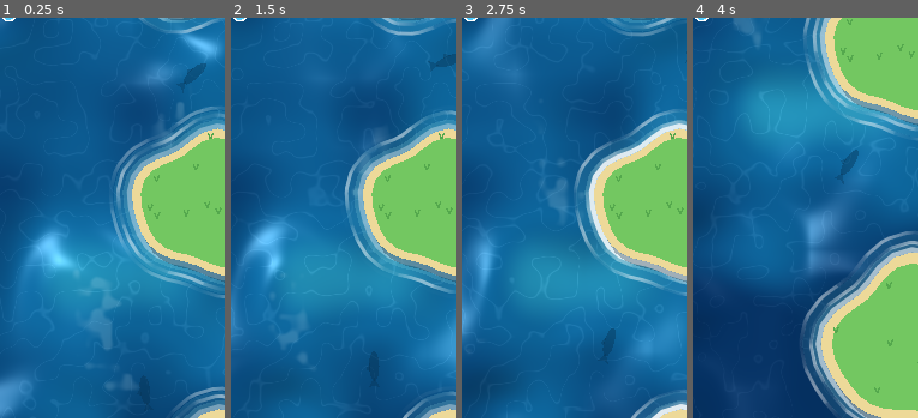
Above: before the commit, frames 1-4 (left to right).
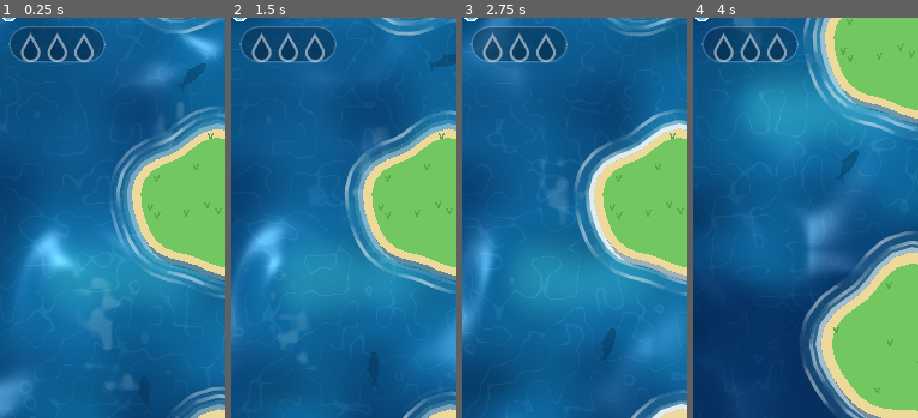
Above: after the commit, the same moments.

Repository: msagimbekov/ggjumps
Game: Godot game, scene res://scenes/main.tscn
Same seed, same stepped clock (60 frames per second), same inputs: the game is played once before the commit and once after it.
Inputs (mouse positions are % of the whole screen's width and height, from its top left):
- Up to frame 1 (0.25 s): no input
- Up to frame 2 (1.5 s): move the mouse to (72, 45) at 0.52 s; click (72, 45) at 0.67 s; drag from (30, 55) to (45, 70) at 1.27 s
- Up to frame 3 (2.75 s): move the mouse to (60, 28) at 2.02 s; click (60, 28) at 2.17 s
- Up to frame 4 (4 s): drag from (45, 70) to (20, 35) at 2.77 s; move the mouse to (80, 65) at 3.52 s; click (80, 65) at 3.67 s
The pictures show only the part of the screen within x 1-51%, y 10-60%; the shares and areas given below are measured in that part.

The runs differ from the first frame. In frame 1, 3.5% of the frame differs, in the area x 3-48%, y 2-12%; in frame 2, 3.5%; in frame 3, 3.5%; in frame 4, 3.5%.

Commit message:
Pickups: life drops (3 = +1 life) and radar lenses (7 s), with collect/vanish animations and HUD counters
Co-Authored-By: Claude Sonnet 5.5 <noreply@anthropic.com>

Diff:
--- a/scripts/hud.gd
+++ b/scripts/hud.gd
@@ -4,6 +4,7 @@
 
 const FONT := preload("res://fonts/Fredoka.ttf")
 const TOOL_SIZE := 46.0
+const DROPS_SLOTS := 3
 const INK := Color(0.02, 0.12, 0.22, 0.55)
 const GLASS := Color(0.02, 0.14, 0.26, 0.42)
 
@@ -15,11 +16,15 @@
 var subtitle := ""
 var top_inset := 0.0  # notch / status bar, in viewport units
 
+var drops := 0
+var radar_left := 0.0
 var tools := false
 var radar := false
 var keep := false
 var ids := false
 
+var _drop_pulse := 0.0
+var _life_flash := 0.0
 var _bold: FontVariation
 var _medium: FontVariation
 var _pill := StyleBoxFlat.new()
@@ -73,7 +78,26 @@
 	return Rect2(lp.end.x - TOOL_SIZE, lp.end.y + 10.0 + n * (TOOL_SIZE + 8.0), TOOL_SIZE, TOOL_SIZE)
 
 
+func set_pickups(d: int, radar: float) -> void:
+	if d > drops:
+		_drop_pulse = 0.5
+	if d == drops and radar <= 0.0 and radar_left <= 0.0:
+		return
+	drops = d
+	radar_left = radar
+	queue_redraw()
+
+
+func _process(delta: float) -> void:
+	if _drop_pulse > 0.0 or _life_flash > 0.0:
+		_drop_pulse = maxf(_drop_pulse - delta, 0.0)
+		_life_flash = maxf(_life_flash - delta, 0.0)
+		queue_redraw()
+
+
 func set_info(b: int, l: int, t: String, s: String) -> void:
+	if l > lives and lives > 0:
+		_life_flash = 1.0
 	if b == best and l == lives and t == title and s == subtitle:
 		return
 	best = b
@@ -85,7 +109,7 @@
 
 ## Tap target around the lives icons (the hidden aim-line switch).
 func lives_rect() -> Rect2:
-	var w := 28.0 + max_lives * 36.0
+	var w := 28.0 + maxi(max_lives, lives) * 36.0
 	return Rect2(size.x - w - 18.0, top_inset + 18.0, w, 52.0)
 
 
@@ -110,7 +134,7 @@
 	# Lives pill: filled bubbles, hollow rings for lost ones.
 	var lp := lives_rect()
 	draw_style_box(_pill, lp)
-	for i in max_lives:
+	for i in maxi(max_lives, lives):
 		var c := Vector2(lp.position.x + 32.0 + i * 36.0, lp.position.y + lp.size.y * 0.5)
 		if i < lives:
 			draw_circle(c, 13.0, Color(0.30, 0.80, 1.0))
@@ -118,6 +142,25 @@
 			draw_circle(c + Vector2(-4, -4), 3.5, Color(1, 1, 1, 0.9))
 		else:
 			draw_arc(c, 11.0, 0.0, TAU, 24, Color(1, 1, 1, 0.3), 2.5)
+	if _life_flash > 0.0 and lives > 0:
+		var nc := Vector2(lp.position.x + 32.0 + (lives - 1) * 36.0, lp.position.y + lp.size.y * 0.5)
+		draw_arc(nc, 13.0 + 22.0 * (1.0 - _life_flash), 0.0, TAU, 32, Color(1, 1, 1, _life_flash), 3.0)
+
+	# Collected drops: three slots that fill in; radar countdown next to them while it runs.
+	var slots := Rect2(18, top + 84.0, 20.0 + DROPS_SLOTS * 32.0, 44.0)
+	draw_style_box(_pill, slots)
+	for i in DROPS_SLOTS:
+		var pulse := 1.0
+		if i == drops - 1 and _drop_pulse > 0.0:
+			pulse = 1.0 + 0.35 * sin(PI * _drop_pulse / 0.5)
+		Pickup.draw_drop(self, Vector2(slots.position.x + 26.0 + i * 32.0, slots.position.y + 28.0), 0.78 * pulse, 1.0 if i < drops else 0.0, 1.0)
+	if radar_left > 0.0:
+		var rp := Rect2(slots.end.x + 10.0, slots.position.y, 44.0, 44.0)
+		draw_style_box(_pill, rp)
+		var blink := radar_left > 2.0 or int(radar_left * 5.0) % 2 == 0
+		var rc := rp.get_center()
+		Pickup.draw_lens(self, rc, 0.7, 1.0 if blink else 0.25, radar_left * 2.5)
+		draw_arc(rc, 20.0, -PI / 2.0, -PI / 2.0 + TAU * radar_left / 7.0, 24, Color(Pickup.GOLD.r, Pickup.GOLD.g, Pickup.GOLD.b, 0.9), 3.0)
 
 	if tools:
 		_tool_button(radar_rect(), radar, 0)
--- a/scripts/land.gd
+++ b/scripts/land.gd
@@ -18,6 +18,7 @@
 var amp := 0.0  # sway amplitude, 0 = static
 var sway_dir := Vector2.RIGHT  # axis of the sway: RIGHT (left-right) or DOWN (up-down)
 var frame_delta := Vector2.ZERO  # how far a swaying island moved in the last update
+var pickup: Pickup  # collectable on this island, if any
 var _inner := PackedVector2Array()
 var _shallow_far := PackedVector2Array()
 var _shallow_near := PackedVector2Array()
--- a/scripts/main.gd
+++ b/scripts/main.gd
@@ -18,6 +18,11 @@
 const SOLVE_MIN_WINDOW_OFFSET := 4
 const SKIP_MARGIN := 10.0  # islands two apart must be farther than MAX_RANGE by this much
 const TREADMILLS := false  # treadmill islands work but made the game too hard; off for now
+const LIFE_PICKUPS := 18  # drops in the level; three give a life
+const RADAR_PICKUPS := 9
+const DROPS_PER_LIFE := 3
+const RADAR_TIME := 7.0  # seconds; blinks for the last two
+const COLLECT_RADIUS := 34.0  # settle this close to a pickup centre to collect it
 const AIM_TAPS := 5  # taps on the lives icons that show the tools buttons
 const HIDE_TAPS := 3  # taps that hide them again and reset the tools
 
@@ -38,6 +43,9 @@
 var _fx: Fx
 var _bubble: Bubble
 var _hud: Hud
+var drops := 0  # life drops collected towards the next life
+var radar_time := 0.0  # seconds of pickup radar left
+var _drops_hold := 0.0  # keeps a full counter on screen for a moment after the life is added
 var _spawn_land := Vector2.ZERO  # island position when the spot was saved (swaying islands move it)
 var _spawn_pos := Vector2.ZERO  # world spot the bubble last landed on, to respawn there
 var _critters: Critters
@@ -63,6 +71,7 @@
 func _ready() -> void:
 	_build_nodes()
 	_build_level()
+	_place_pickups()
 	_restart()
 	# The game is up: a patched launch counts as good, then look for a newer patch (applies next launch).
 	# Looked up by path so the headless level check (no autoloads) still compiles this script.
@@ -339,6 +348,12 @@
 	_remember_spot()
 	_bubble.land_squash()
 	state = State.AIM
+	drops = 0
+	radar_time = 0.0
+	_drops_hold = 0.0
+	for l in lands:
+		if l.pickup:
+			l.pickup.reset()
 	_activate()
 	_cam.global_position = _cam_target()
 	_cam.reset_smoothing()
@@ -353,7 +368,10 @@
 
 func _activate() -> void:
 	for l in lands:
-		l.set_process(absi(l.index - cur) <= 6)
+		var near := absi(l.index - cur) <= 6
+		l.set_process(near)
+		if l.pickup:
+			l.pickup.set_process(near)
 
 
 func _cam_target() -> Vector2:
@@ -483,7 +501,13 @@
 		_fx.arcs_from = _bubble.position
 		_fx.arcs_angle = (-_drag).angle()
 		_fx.arcs_power = _drag.length() / MAX_DRAG
-	_fx.aiming = debug_aim and pulling
+	if radar_time > 0.0:
+		radar_time = maxf(radar_time - delta, 0.0)
+	if _drops_hold > 0.0:
+		_drops_hold -= delta
+		if _drops_hold <= 0.0:
+			drops = 0
+	_fx.aiming = (debug_aim or _radar_visible()) and pulling
 	if _fx.aiming:
 		_fx.aim_from = _bubble.position
 		_fx.aim_to = _bubble.position - _drag.normalized() * (_drag.length() / MAX_DRAG) * MAX_RANGE
@@ -505,6 +529,7 @@
 		title = "All %d jumps!" % TOTAL_JUMPS
 		sub = "Tap to play again"
 	_hud.set_tools(show_tools, debug_aim, keep_lives, show_ids)
+	_hud.set_pickups(drops, radar_time)
 	_hud.set_info(best, lives, title, sub)
 
 
@@ -542,11 +567,85 @@
 	cur = l.index
 	_remember_spot()
 	_activate()
+	_resolve_pickup(l)
 	_bubble.land_squash()
 	_fx.ring(_bubble.position, 44.0, Color(1, 1, 1, 0.7), 0.5)
 	if cur > best:
 		best = cur
 	state = State.WON if best >= TOTAL_JUMPS else State.AIM
+
+
+## The pickup radar: on for RADAR_TIME, blinking through the last two seconds.
+func _radar_visible() -> bool:
+	return radar_time > 2.0 or (radar_time > 0.0 and int(radar_time * 5.0) % 2 == 0)
+
+
+## Landing on a pickup collects it; settling anywhere else on its island makes it vanish.
+func _resolve_pickup(l: Land) -> void:
+	var p := l.pickup
+	if p == null or not p.is_active():
+		return
+	if p.global_position.distance_to(_bubble.position) > COLLECT_RADIUS:
+		p.vanish()
+	elif p.kind == Pickup.Kind.RADAR:
+		radar_time = RADAR_TIME
+		p.collect("Radar %ds" % int(RADAR_TIME))
+	else:
+		if _drops_hold > 0.0:
+			drops = 0
+			_drops_hold = 0.0
+		drops += 1
+		if drops >= DROPS_PER_LIFE:
+			lives += 1
+			_drops_hold = 0.8
+			p.collect("+1 life!")
+		else:
+			p.collect("%d/%d" % [drops, DROPS_PER_LIFE])
+
+
+## Scatters the pickups over the level: LIFE_PICKUPS drops and RADAR_PICKUPS lenses, one island
+## each, evenly spread, never on the start, the goal or ice (you slide off it). Own seeded RNG so
+## the level above is untouched.
+func _place_pickups() -> void:
+	var rng := RandomNumberGenerator.new()
+	rng.seed = LEVEL_SEED + 7
+	var used := {}
+	var first := 2
+	var last := TOTAL_JUMPS - 1
+	for spec: Array in [[Pickup.Kind.LIFE, LIFE_PICKUPS], [Pickup.Kind.RADAR, RADAR_PICKUPS]]:
+		var n: int = spec[1]
+		var span := float(last - first + 1) / n
+		for k in n:
+			var lo := first + int(k * span)
+			var hi := maxi(first + int((k + 1) * span) - 1, lo)
+			var idx := -1
+			for t in 12:
+				var c := rng.randi_range(lo, hi)
+				if not used.has(c) and lands[c].kind != Land.Kind.ICE:
+					idx = c
+					break
+			if idx < 0:  # the segment is full: take any free island
+				for c in range(first, last + 1):
+					if not used.has(c) and lands[c].kind != Land.Kind.ICE:
+						idx = c
+						break
+			if idx < 0:
+				continue
+			used[idx] = true
+			_attach_pickup(lands[idx], spec[0], rng)
+
+
+func _attach_pickup(l: Land, kind: Pickup.Kind, rng: RandomNumberGenerator) -> void:
+	var p := Pickup.new()
+	p.kind = kind
+	var core := Transform2D(0.0, Vector2(0.6, 0.6), 0.0, Vector2.ZERO) * l.poly
+	for t in 40:
+		var c := Vector2(rng.randf_range(-1.0, 1.0), rng.randf_range(-1.0, 1.0)) * l.radius_max * 0.6
+		if Geometry2D.is_point_in_polygon(c, core):
+			p.position = c
+			break
+	l.add_child(p)
+	l.pickup = p
 
 
 func _start_fall() -> void:
--- /dev/null
+++ b/scripts/pickup.gd
@@ -0,0 +1,154 @@
+class_name Pickup
+extends Node2D
+## A collectable sitting on an island. LIFE: a coral drop, three of them give a life. RADAR: a gold
+## lens, switches the landing line on for a while. It is collected by settling on it; settling on its
+## island anywhere else makes it vanish. Child of its Land, so it rides along on moving islands.
+
+enum Kind { LIFE, RADAR }
+enum State { IDLE, COLLECTED, GONE }
+
+const FONT := preload("res://fonts/Fredoka.ttf")
+const COLLECT_TIME := 0.9
+const VANISH_TIME := 0.5
+const DROP_FILL := Color(1.0, 0.45, 0.58)
+const DROP_EDGE := Color(0.78, 0.17, 0.36)
+const GOLD := Color(1.0, 0.82, 0.25)
+const GOLD_EDGE := Color(0.62, 0.42, 0.05)
+
+var kind := Kind.LIFE
+var state := State.IDLE
+
+var _t := randf() * 10.0
+var _anim := 0.0
+var _text := ""
+var _bits: Array[Dictionary] = []
+var _font: FontVariation
+
+
+func _ready() -> void:
+	_font = FontVariation.new()
+	_font.base_font = FONT
+	_font.variation_opentype = {TextServerManager.get_primary_interface().name_to_tag("wght"): 650}
+
+
+func is_active() -> bool:
+	return state == State.IDLE
+
+
+## Collected: pops up and fades, with a ring, sparkles and a floating note.
+func collect(note: String) -> void:
+	state = State.COLLECTED
+	_anim = 0.0
+	_text = note
+	_burst(16, 110.0, DROP_FILL if kind == Kind.LIFE else GOLD)
+
+
+## Missed: shrinks, sinks and puffs away.
+func vanish() -> void:
+	state = State.GONE
+	_anim = 0.0
+	_burst(8, 45.0, Color(0.92, 0.96, 1.0))
+
+
+func reset() -> void:
+	state = State.IDLE
+	_anim = 0.0
+	_bits.clear()
+	visible = true
+
+
+func _burst(n: int, speed: float, col: Color) -> void:
+	for i in n:
+		_bits.append({"p": Vector2.ZERO, "v": Vector2.from_angle(randf() * TAU) * randf_range(0.4, 1.0) * speed, "t": 0.0, "life": randf_range(0.35, 0.7), "col": col})
+
+
+func _process(delta: float) -> void:
+	_t += delta
+	if state != State.IDLE:
+		_anim += delta
+		for b in _bits:
+			b.t += delta
+			b.p += b.v * delta
+			b.v *= 0.93
+		_bits = _bits.filter(func(b): return b.t < b.life)
+		if _anim > COLLECT_TIME + 0.1:
+			visible = false
+			return
+	queue_redraw()
+
+
+func _draw() -> void:
+	var bob := sin(_t * 2.4) * 3.0
+	match state:
+		State.IDLE:
+			var glow := 0.22 + 0.1 * sin(_t * 3.0)
+			var tone := DROP_FILL if kind == Kind.LIFE else GOLD
+			draw_set_transform(Vector2(0, 8), 0.0, Vector2(1.0, 0.45))
+			draw_circle(Vector2.ZERO, 13.0 - bob * 0.4, Color(0, 0.08, 0.04, 0.25))
+			draw_set_transform(Vector2.ZERO, 0.0, Vector2.ONE)
+			draw_circle(Vector2(0, bob), 24.0, Color(tone.r, tone.g, tone.b, glow))
+			_body(Vector2(0, bob), 1.0, 1.0)
+		State.COLLECTED:
+			var u := clampf(_anim / COLLECT_TIME, 0.0, 1.0)
+			var rise := 1.0 - pow(1.0 - u, 3.0)
+			var pop := 1.0 + 0.55 * sin(PI * minf(u * 1.6, 1.0))
+			var fade := 1.0 - smoothstep(0.6, 1.0, u)
+			var tone := DROP_FILL if kind == Kind.LIFE else GOLD
+			draw_arc(Vector2.ZERO, 14.0 + 52.0 * rise, 0.0, TAU, 32, Color(tone.r, tone.g, tone.b, 0.8 * (1.0 - u)), 4.0 * (1.0 - u) + 1.0)
+			_body(Vector2(0, bob - 36.0 * rise), pop, fade)
+			if _text != "":
+				var pos := Vector2(-60, -50.0 - 26.0 * rise)
+				draw_string(_font, pos + Vector2(0, 2), _text, HORIZONTAL_ALIGNMENT_CENTER, 120, 22, Color(0, 0.08, 0.16, 0.6 * fade))
+				draw_string(_font, pos, _text, HORIZONTAL_ALIGNMENT_CENTER, 120, 22, Color(1, 1, 1, fade))
+		State.GONE:
+			var u := clampf(_anim / VANISH_TIME, 0.0, 1.0)
+			_body(Vector2(0, bob + 10.0 * u), 1.0 - u, 1.0 - u)
+	for b in _bits:
+		var k: float = 1.0 - b.t / b.life
+		var col: Color = b.col
+		draw_circle(b.p + Vector2(0, -10), 3.2 * k + 0.5, Color(col.r, col.g, col.b, k))
+
+
+func _body(pos: Vector2, s: float, alpha: float) -> void:
+	if kind == Kind.LIFE:
+		draw_drop(self, pos, s, 1.0, alpha)
+	else:
+		draw_lens(self, pos, s, alpha, _t * 2.5)
+
+
+## A teardrop. `fill` 0 is an empty outline (HUD slot), 1 the full coral drop.
+static func draw_drop(ci: CanvasItem, pos: Vector2, s: float, fill: float, alpha: float) -> void:
+	if s <= 0.01 or alpha <= 0.0:
+		return
+	var pts := PackedVector2Array([pos + Vector2(0, -21) * s])
+	var steps := 20
+	for i in steps + 1:
+		var th := lerpf(-PI / 2.0 + 1.047, 3.0 * PI / 2.0 - 1.047, float(i) / steps)
+		pts.append(pos + (Vector2(0, 5) + Vector2(cos(th), sin(th)) * 13.0) * s)
+	var body := Color(0.0, 0.1, 0.2, 0.3).lerp(DROP_FILL, fill)
+	var edge := Color(1, 1, 1, 0.5).lerp(DROP_EDGE, fill)
+	body.a *= alpha
+	edge.a *= alpha
+	ci.draw_colored_polygon(pts, body)
+	var loop := PackedVector2Array(pts)
+	loop.append(pts[0])
+	ci.draw_polyline(loop, edge, 2.5 * s, true)
+	if fill > 0.0:
+		ci.draw_circle(pos + Vector2(-4.5, 3) * s, 3.4 * s, Color(1, 1, 1, 0.85 * fill * alpha))
+		ci.draw_circle(pos + Vector2(-1.5, 9) * s, 1.5 * s, Color(1, 1, 1, 0.5 * fill * alpha))
+
+
+## A radar lens: ring, four ticks, centre dot and a sweeping wedge.
+static func draw_lens(ci: CanvasItem, pos: Vector2, s: float, alpha: float, sweep: float) -> void:
+	if s <= 0.01 or alpha <= 0.0:
+		return
+	var dark := Color(GOLD_EDGE.r, GOLD_EDGE.g, GOLD_EDGE.b, 0.55 * alpha)
+	var gold := Color(GOLD.r, GOLD.g, GOLD.b, alpha)
+	ci.draw_arc(pos, 13.0 * s, 0.0, TAU, 28, dark, 6.5 * s, true)
+	ci.draw_arc(pos, 13.0 * s, 0.0, TAU, 28, gold, 3.5 * s, true)
+	for i in 4:
+		var d := Vector2.from_angle(i * PI / 2.0)
+		ci.draw_line(pos + d * 16.0 * s, pos + d * 22.0 * s, dark, 6.0 * s, true)
+		ci.draw_line(pos + d * 16.0 * s, pos + d * 22.0 * s, gold, 3.0 * s, true)
+	ci.draw_circle(pos, 3.6 * s, gold)
+	ci.draw_arc(pos, 7.5 * s, sweep - 1.0, sweep, 8, Color(1, 1, 1, 0.7 * alpha), 5.0 * s)
Not shown, added: scripts/pickup.gd.uid
